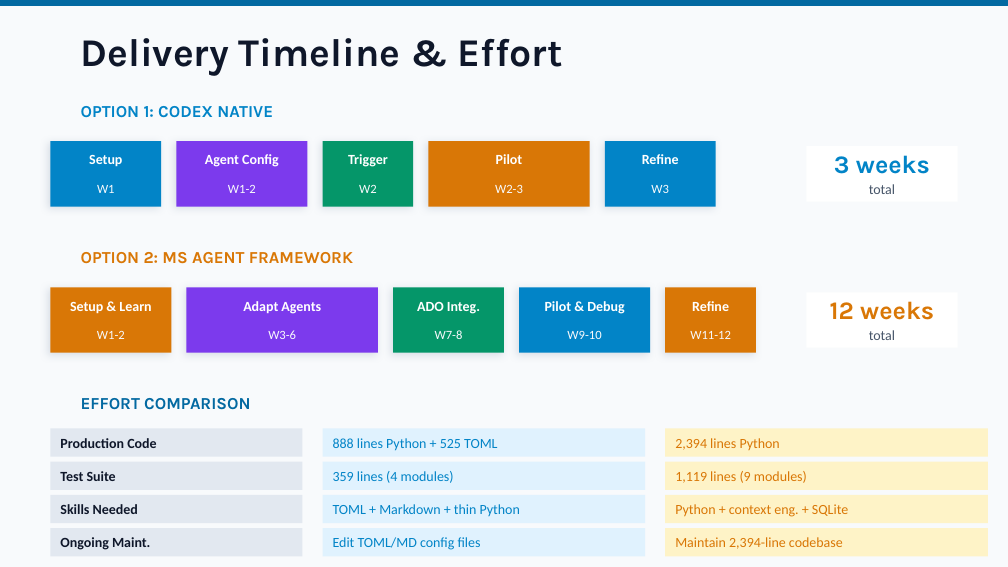
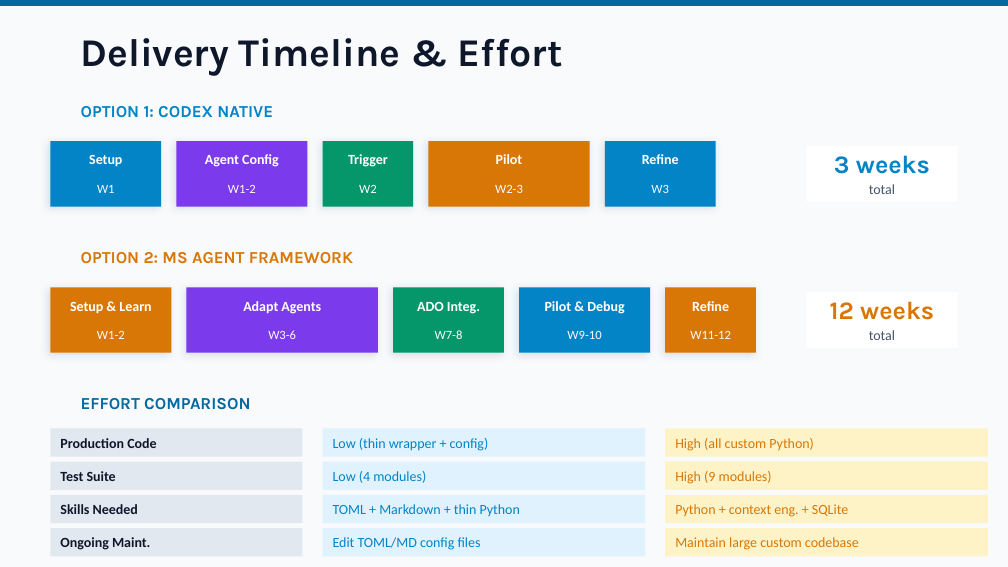
Before and after one commit to cwijayasundara/legacy_mod_maf_v1, a slide deck: slide 11 of Migration-Agent-Architecture-Options.pptx. Drawn at 1008x567 pixels with LibreOffice and Linux fonts; fonts in the diff are those of the drawing. Boxes give left, top, right and bottom in pixels: in the first picture for what was removed or moved away, otherwise in the second. Text is boxed around its words. In the diff, an @@ line names an element or a change of style, - is before the commit and + after.

```diff
--- a/Migration-Agent-Architecture-Options.pptx
+++ b/Migration-Agent-Architecture-Options.pptx
@@ text at <box>333,438,489,451</box>: text changed @@
-888 lines Python + 525 TOML
+Low (thin wrapper + config)
@@ text at <box>675,438,814,451</box>: text changed @@
-2,394 lines Python
+High (all custom Python)
@@ text at <box>333,471,426,483</box>: text changed @@
-359 lines (4 modules)
+Low (4 modules)
@@ text at <box>675,471,772,484</box>: text changed @@
-1,119 lines (9 modules)
+High (9 modules)
@@ text at <box>675,537,859,550</box>: text changed @@
-Maintain 2,394-line codebase
+Maintain large custom codebase
```
Also in this commit, not shown: 9 other slides changed, 1 other file.
